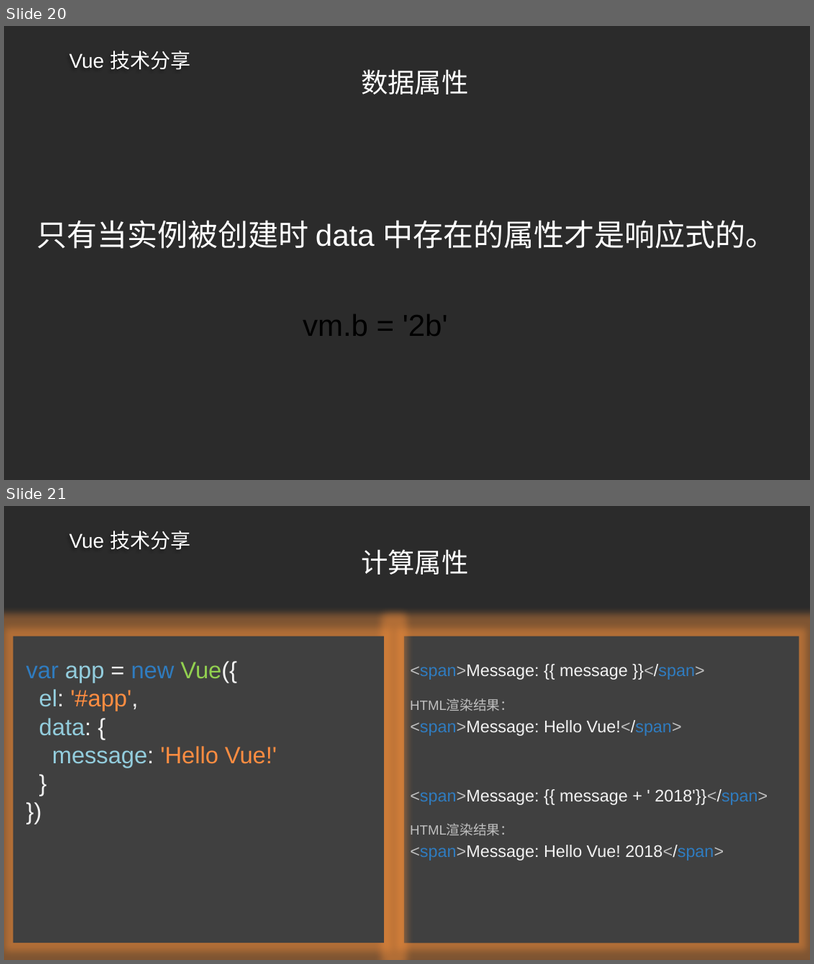
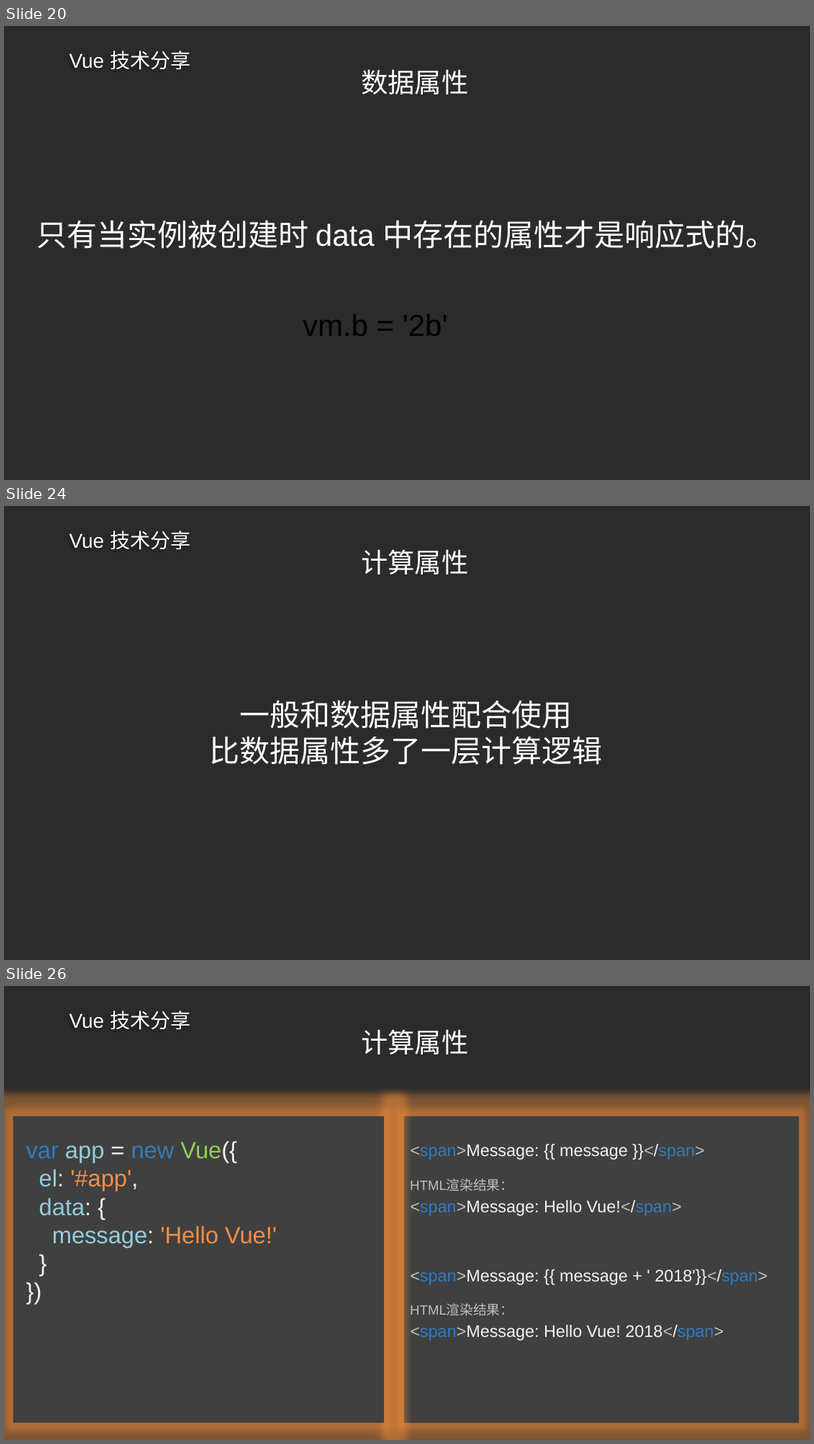
Before and after one commit to ldjdd/traing-library, a slide deck: vue/成稿.pptx. Shown one above the other, each under a label of ours: slides 20 and 21 before the commit, slides 20, 24 and 26 after it; the slides between them are not shown. The pictures are 814x964 and 814x1444 pixels, drawn with LibreOffice and Linux fonts; fonts in the diff are those of the drawing; background and template pictures are left out; a plain dark background stands for a picture behind light text. Boxes give left, top, right and bottom in pixels: in the first picture for what was removed or moved away, otherwise in the second. Text is boxed around its words. In the diff, an @@ line names an element or a change of style, - is before the commit and + after.

```diff
--- a/vue/成稿.pptx
+++ b/vue/成稿.pptx
@@ slide 24 added at (4,506,810,960), background picture (left out); not listed: 1 template element that a slide beside it also shows @@
@@ title added at (361,549,468,574), 32 pt, text #FFFFFF @@
+计算属性
@@ text added at (210,700,603,764), 36 pt, text #FFFFFF @@
+一般和数据属性配合使用
+比数据属性多了一层计算逻辑
@@ what was slide 21 is now slide 26 @@
```
Also in this commit, not shown: 4 other slides added, 2 other files.
